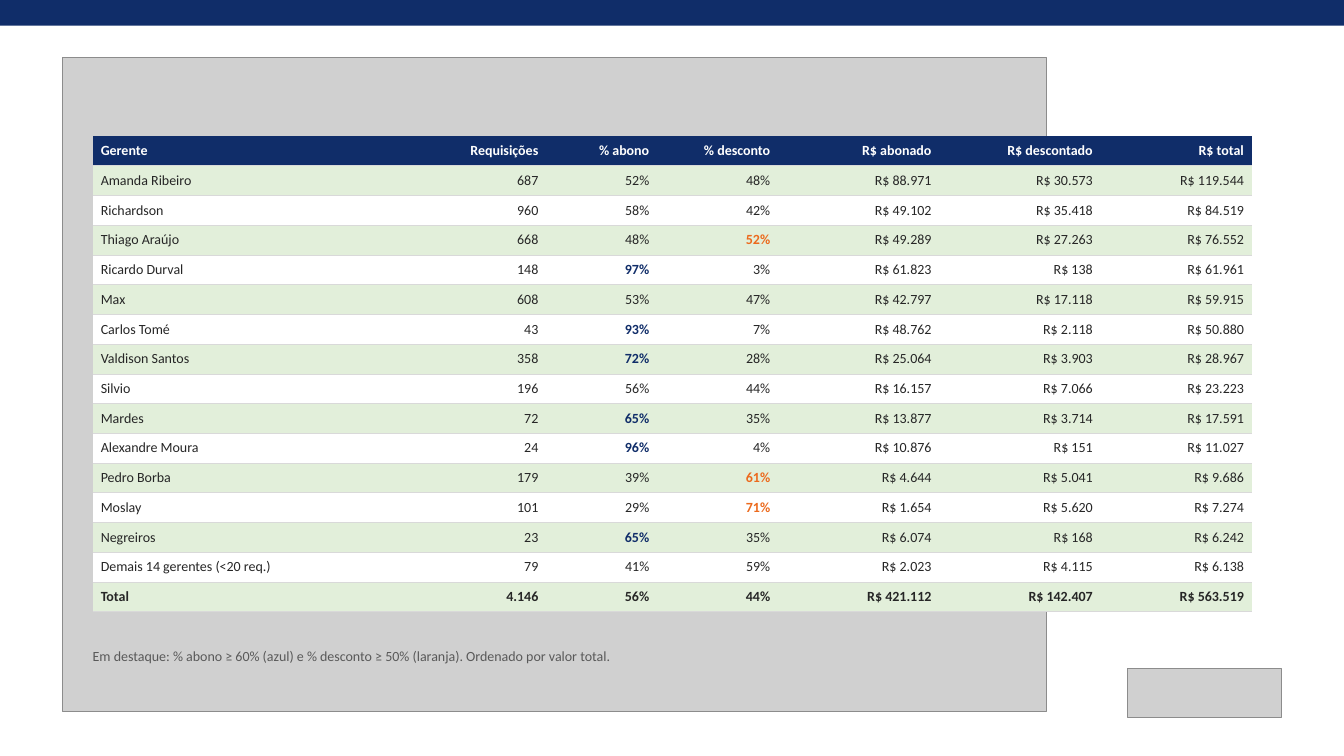
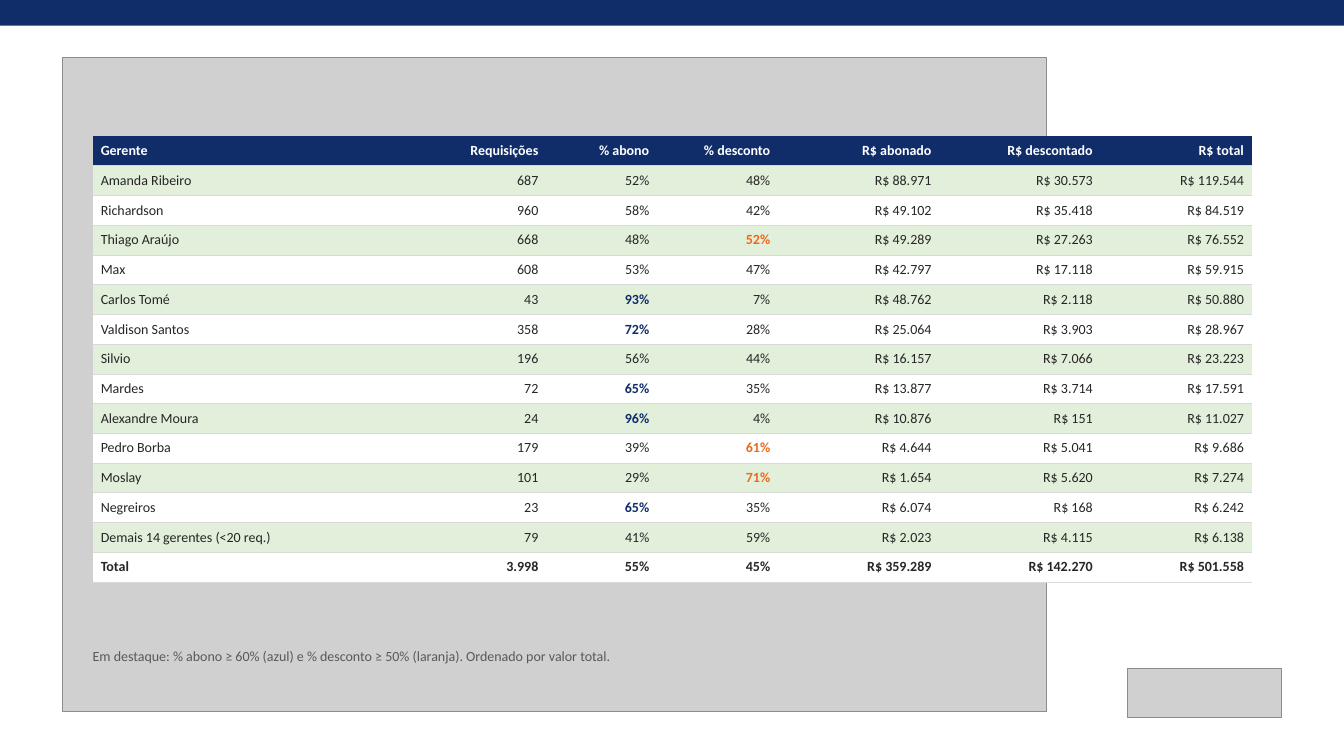
Before and after one commit to raissa2016carvalho-lab/ressuprimentov1, a slide deck: slide 7 of Apresentacao_Descontos_Taxa_por_Requisicao.pptx. Drawn at 1344x756 pixels with LibreOffice and Linux fonts; fonts in the diff are those of the drawing; grey boxes stand for pictures. Boxes give left, top, right and bottom in pixels: in the first picture for what was removed or moved away, otherwise in the second. Text is boxed around its words. In the diff, an @@ line names an element or a change of style, - is before the commit and + after.

```diff
--- a/Apresentacao_Descontos_Taxa_por_Requisicao.pptx
+++ b/Apresentacao_Descontos_Taxa_por_Requisicao.pptx
@@ table at [93,136,1252,582] @@
-row 5: Ricardo Durval | 148 | 97% | 3% | R$ 61.823 | R$ 138 | R$ 61.961
-row 16: Total | 4.146 | 56% | 44% | R$ 421.112 | R$ 142.407 | R$ 563.519
+row 15: Total | 3.998 | 55% | 45% | R$ 359.289 | R$ 142.270 | R$ 501.558
```
Also in this commit, not shown: 4 other slides changed.
